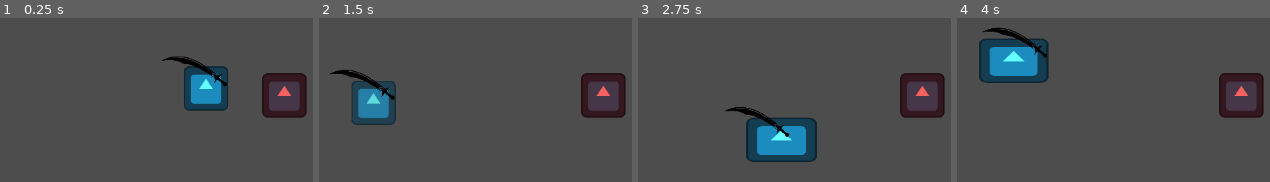
Above: before the commit, frames 1-4 (left to right).
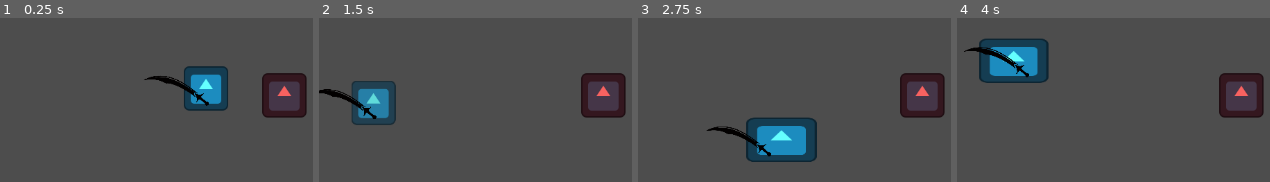
Above: after the commit, the same moments.

Repository: shafayatb/basic-2d-top-down-example
Game: Godot game, scene res://playground.tscn
Same seed, same stepped clock (60 frames per second), same inputs: the game is played once before the commit and once after it. The project has no main scene, so this scene is started directly. The engine's default icon, where the game draws it, is replaced by a stand-in: a white triangle on a blue panel in a dark square.
Inputs:
- Up to frame 1 (0.25 s): no input
- Up to frame 2 (1.5 s): tap Enter at 0.5 s; hold Right (ui_right) 0.53-1.28 s; tap Ctrl (Dash) at 0.6, 1.35 s; hold Down (ui_down) from 1.28 s (still down)
- Up to frame 3 (2.75 s): release Down (ui_down) at 2.03 s; hold Right (ui_right) from 2.03 s (still down); tap Ctrl (Dash) at 2.1 s
- Up to frame 4 (4 s): release Right (ui_right) at 2.78 s; hold Up (ui_up) 2.78-3.53 s; tap Ctrl (Dash) at 2.85, 3.6 s; hold Left (ui_left) from 3.53 s (still down)

The runs differ from the first frame. In frame 1, 1.4% of the frame differs, in the area x 46-73%, y 23-54%; in frame 2, 1.3%; in frame 3, 1.3%; in frame 4, 1.4%, in the area x 2-29%, y 5-36%.

Commit message:
7a. Added sword slash animation

Diff:
--- a/enemy/enemy.gd
+++ b/enemy/enemy.gd
@@ -2,6 +2,7 @@
 
 @onready var player_node: CharacterBody2D = get_parent().get_node("Player")
 @onready var hit_area: Area2D = $HitArea
+@onready var animation_player: AnimationPlayer = $AnimationPlayer
 
 @export var health: float = 3.0
 
@@ -24,3 +25,9 @@
 		var knockback_direction = (body.global_position - global_position).normalized()
 		body.knockback_state.apply_knockback(knockback_direction, 500.0, 0.55)
 		body.state_machine.change_state(StateTypes.State.KNOCKBACK)
+
+func take_damage(weapon_damage: float):
+	animation_player.play("take_damage")
+	health -= weapon_damage
+	if health <= 0.0:
+		queue_free()
--- a/player/player.tscn
+++ b/player/player.tscn
@@ -50,6 +50,30 @@
 "update": 0,
 "values": [Color(0.39215687, 1, 1, 1)]
 }
+tracks/3/type = "value"
+tracks/3/imported = false
+tracks/3/enabled = true
+tracks/3/path = NodePath("Schimter:rotation")
+tracks/3/interp = 1
+tracks/3/loop_wrap = true
+tracks/3/keys = {
+"times": PackedFloat32Array(0),
+"transitions": PackedFloat32Array(1),
+"update": 0,
+"values": [-3.4972274]
+}
+tracks/4/type = "value"
+tracks/4/imported = false
+tracks/4/enabled = true
+tracks/4/path = NodePath("Schimter:scale")
+tracks/4/interp = 1
+tracks/4/loop_wrap = true
+tracks/4/keys = {
+"times": PackedFloat32Array(0),
+"transitions": PackedFloat32Array(1),
+"update": 0,
+"values": [Vector2(-0.3, 0.3)]
+}
 
 [sub_resource type="Animation" id="Animation_2ieo8"]
 resource_name = "dash"
@@ -193,6 +217,35 @@
 "transitions": PackedFloat32Array(0.5, 0.5),
 "update": 0,
 "values": [Vector2(1, 1), Vector2(1, 1.390625)]
+}
+
+[sub_resource type="Animation" id="Animation_ebec5"]
+resource_name = "slash"
+length = 0.3
+step = 0.05
+tracks/0/type = "value"
+tracks/0/imported = false
+tracks/0/enabled = true
+tracks/0/path = NodePath("Schimter:rotation")
+tracks/0/interp = 1
+tracks/0/loop_wrap = true
+tracks/0/keys = {
+"times": PackedFloat32Array(0, 0.25),
+"transitions": PackedFloat32Array(0.5, -2),
+"update": 0,
+"values": [-3.4972274, 0.22165681500327966]
+}
+tracks/1/type = "value"
+tracks/1/imported = false
+tracks/1/enabled = true
+tracks/1/path = NodePath("Schimter:scale")
+tracks/1/interp = 1
+tracks/1/loop_wrap = true
+tracks/1/keys = {
+"times": PackedFloat32Array(0, 0.3),
+"transitions": PackedFloat32Array(0.5, 0.5),
+"update": 0,
+"values": [Vector2(-0.3, 0.3), Vector2(-0.28, 0.295)]
 }
 
 [sub_resource type="AnimationLibrary" id="AnimationLibrary_rgyib"]
@@ -203,7 +256,8 @@
 &"move_down": SubResource("Animation_8t03j"),
 &"move_left": SubResource("Animation_rgyib"),
 &"move_right": SubResource("Animation_boad6"),
-&"move_up": SubResource("Animation_hg6s5")
+&"move_up": SubResource("Animation_hg6s5"),
+&"slash": SubResource("Animation_ebec5")
 }
 
 [sub_resource type="AnimationNodeAnimation" id="AnimationNodeAnimation_kb6p2"]
@@ -361,7 +415,7 @@
 
 [node name="Schimter" type="Sprite2D" parent="."]
 modulate = Color(1, 0, 1, 1)
-position = Vector2(44, -12.000046)
+position = Vector2(-7.9999986, 44)
 rotation = -3.4972274
 scale = Vector2(-0.3, 0.3)
 texture = ExtResource("8_rgyib")
Not shown: 1 places in player/player.tscn that only renumber resources
